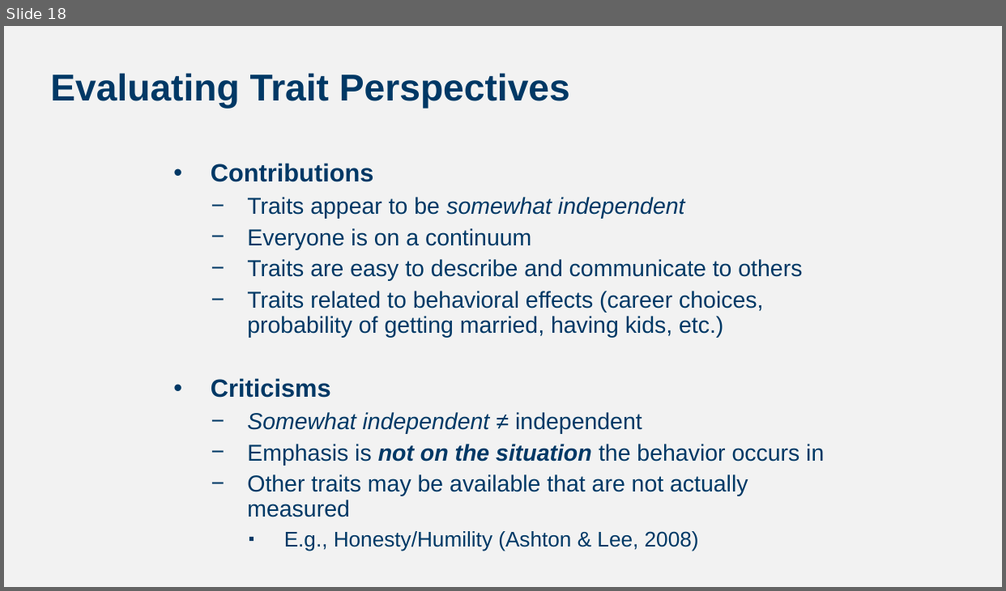
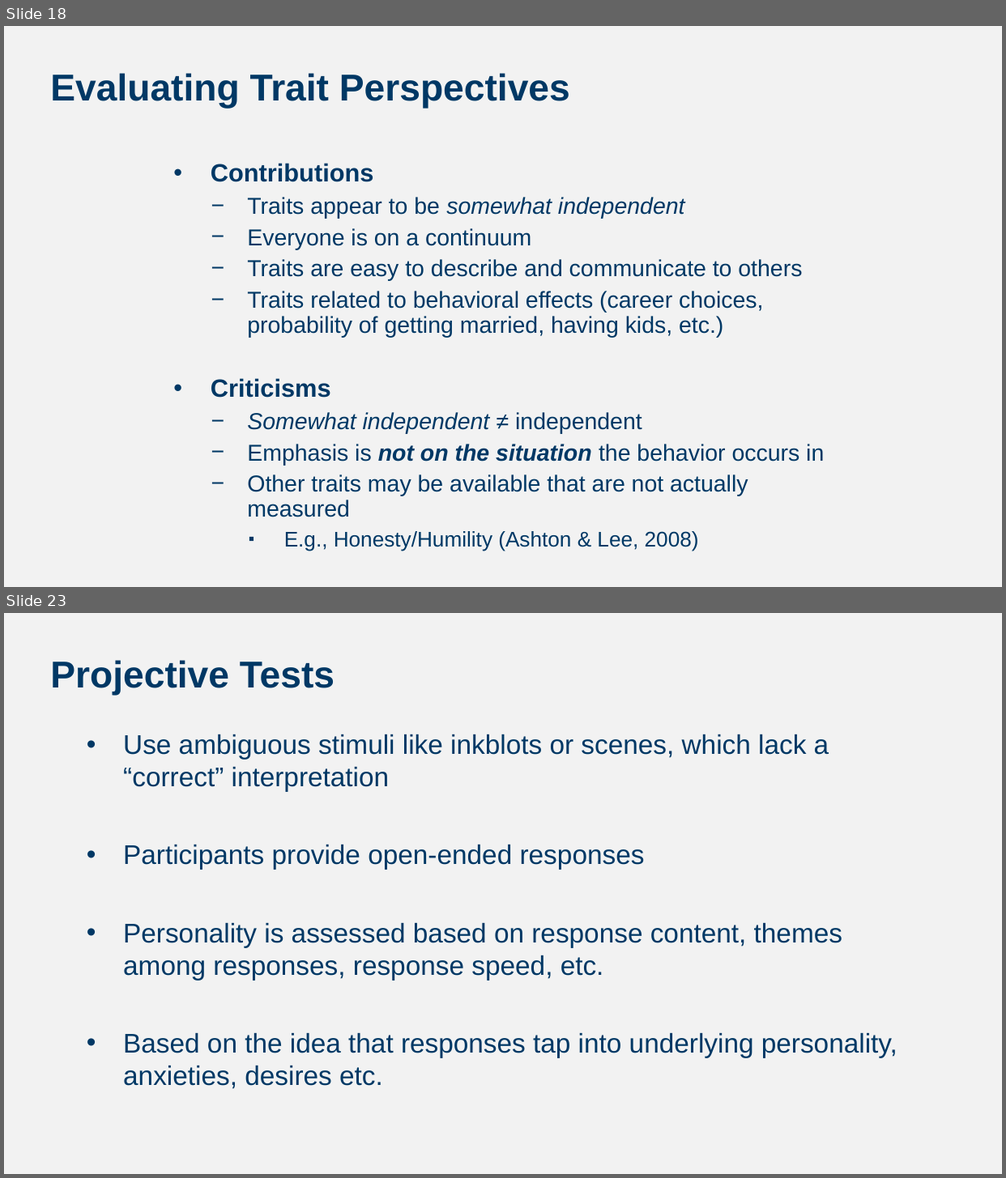
Before and after one commit to npm27/Teaching-Materials, a slide deck: Tests and Eval/Fall 25/Slides/Personality Testing.pptx. Shown one above the other, each under a label of ours: slide 18 before the commit, slides 18 and 23 after it; the slides between them are not shown. The pictures are 1006x591 and 1006x1178 pixels, drawn with LibreOffice and Linux fonts; fonts in the diff are those of the drawing. Boxes give left, top, right and bottom in pixels: in the first picture for what was removed or moved away, otherwise in the second. Text is boxed around its words. In the diff, an @@ line names an element or a change of style, - is before the commit and + after.

```diff
--- a/Tests and Eval/Fall 25/Slides/Personality Testing.pptx
+++ b/Tests and Eval/Fall 25/Slides/Personality Testing.pptx
@@ slide 23 added at (4, 613, 1002, 1174), background #F2F2F2 @@
@@ title added at (50, 660, 334, 696), 36 pt, text #003865, bold @@
+Projective Tests
@@ text added at (123, 734, 897, 1089), 26 pt, text #003865 @@
+• Use ambiguous stimuli like inkblots or scenes, which lack a “correct” interpretation
+• Participants provide open-ended responses
+• Personality is assessed based on response content, themes among responses, response speed, etc.
+• Based on the idea that responses tap into underlying personality, anxieties, desires etc.
```
Also in this commit, not shown: 5 slides changed, 6 other slides added, 3 slides removed.
